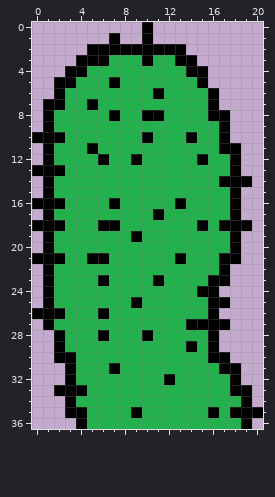
Pixel-art sprite -- HelperMan/Pictures/kaktus_pixel_art.png2.png. This is how it looked before the edit.
The file is 100x100 pixels. The old version is drawn lined up with the new one, on the new canvas.
After:
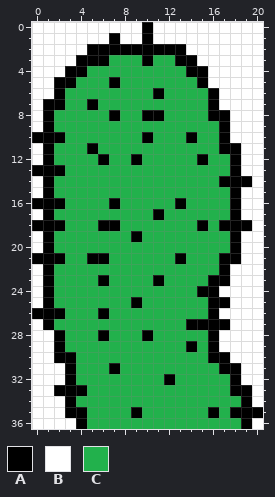
Palette (. is transparent): A #000000  B #ffffff  C #22b14c
Difference:
canvas 100x100 -> 21x37, the old top-left corner now at -39,-63 (the part of the old canvas that was cut away was empty and is not shown)
@@ x 0..20 @@
- 0 ..........A..........
- 1 .......A..A..........
- 2 .....AAAAAAAAA.......
- 3 ....AAACCCACCAA......
- 4 ...AACCCCCCCCCAA.....
- 5 ..AACCCACCCCCCCA.....
- 6 ..ACCCCCCCCACCCCA....
- 7 .AACCACCCCCCCCCCA....
- 8 .ACCCCCACCAACCCCAA...
- 9 .ACCCCCCCCCCCCCCCA...
-10 AAACCCCCCCACCCACCA...
-11 .ACCCACCCCCCCCCCCAA..
-12 .ACCCCACCACCCCCACCA..
-13 AAACCCCCCCCCCCCCCCA..
-14 .ACCCCCCCCCCCCCCCAAA.
-15 .ACCCCCCCCCCCCCCCCA..
-16 AAACCCCACCCCCACCCCA..
-17 .ACCCCCCCCCACCCCCCA..
-18 AAACCCAACCCCCCCACAAA.
-19 .ACCCCCCCACCCCCCCCA..
-20 .ACCCCCCCCCCCCCCCCA..
-21 AAACCAACCCCCCACCCAA..
-22 .ACCCCCCCCCCCCCCCA...
-23 .ACCCCACCCCACCCCAA...
-24 .ACCCCCCCCCCCCCAA....
-25 .ACCCCCCCACCCCCCAA...
-26 AAACCCACCCCCCCCCA....
-27 .ACCCCCCCCCCCCAAAA...
-28 ..ACCCACCCACCCCCA....
-29 ..ACCCCCCCCCCCACA....
-30 ..AACCCCCCCCCCCCAA...
-31 ...ACCCACCCCCCCCCAA..
-32 ...ACCCCCCCCACCCCCA..
-33 ..AAACCCCCCCCCCCCCAA.
-34 ...ACCCCCCCCCCCCCCCA.
-35 ...AACCCCACCCCCCACAAA
-36 ....ACCCCCCCCCCCCCCA.
+ 0 BBBBBBBBBBABBBBBBBBBB
+ 1 BBBBBBBABBABBBBBBBBBB
+ 2 BBBBBAAAAAAAAABBBBBBB
+ 3 BBBBAAACCCACCAABBBBBB
+ 4 BBBAACCCCCCCCCAABBBBB
+ 5 BBAACCCACCCCCCCABBBBB
+ 6 BBACCCCCCCCACCCCABBBB
+ 7 BAACCACCCCCCCCCCABBBB
+ 8 BACCCCCACCAACCCCAABBB
+ 9 BACCCCCCCCCCCCCCCABBB
+10 AAACCCCCCCACCCACCABBB
+11 BACCCACCCCCCCCCCCAABB
+12 BACCCCACCACCCCCACCABB
+13 AAACCCCCCCCCCCCCCCABB
+14 BACCCCCCCCCCCCCCCAAAB
+15 BACCCCCCCCCCCCCCCCABB
+16 AAACCCCACCCCCACCCCABB
+17 BACCCCCCCCCACCCCCCABB
+18 AAACCCAACCCCCCCACAAAB
+19 BACCCCCCCACCCCCCCCABB
+20 BACCCCCCCCCCCCCCCCABB
+21 AAACCAACCCCCCACCCAABB
+22 BACCCCCCCCCCCCCCCABBB
+23 BACCCCACCCCACCCCAABBB
+24 BACCCCCCCCCCCCCAABBBB
+25 BACCCCCCCACCCCCCAABBB
+26 AAACCCACCCCCCCCCABBBB
+27 BACCCCCCCCCCCCAAAABBB
+28 BBACCCACCCACCCCCABBBB
+29 BBACCCCCCCCCCCACABBBB
+30 BBAACCCCCCCCCCCCAABBB
+31 BBBACCCACCCCCCCCCAABB
+32 BBBACCCCCCCCACCCCCABB
+33 BBAAACCCCCCCCCCCCCAAB
+34 BBBACCCCCCCCCCCCCCCAB
+35 BBBAACCCCACCCCCCACAAA
+36 BBBBACCCCCCCCCCCCCCAB
Pixel boxes of the changes (left, top, right, bottom) in both pictures:
added: (32, 22, 263, 429)
